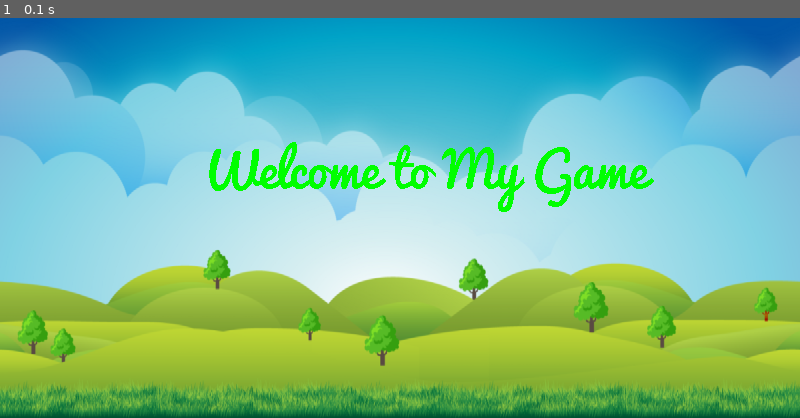
Above: before the commit, frame 1.
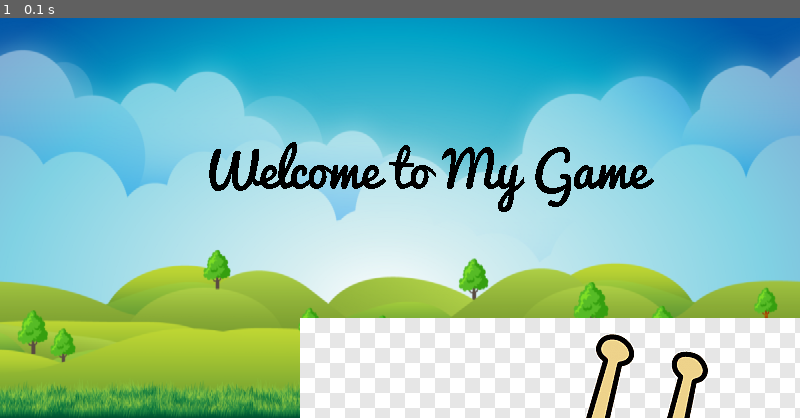
Above: after the commit, the same moment.

Repository: darkcohiba/pygames-first-plat
Game: pygame game, started from main.py
Two runs of this game, one before a commit and one after it. Both use one fixed random seed, a clock stepped at 60 frames per second and the inputs below.
Inputs:
- Up to frame 1 (0.1 s): no input

The runs differ from the first frame. In frame 1, 18% of the frame differs, in the area x 26-100%, y 31-100%.

Commit message:
chore: added font

Diff:
--- a/main.py
+++ b/main.py
@@ -11,8 +11,11 @@
 # test_font = pygame.font.Font(None, 50)
 test_font = pygame.font.Font('font/Pacifico.ttf', 50)
 
+# characters
+evil_snail = pygame.image.load('graphics/characters/png-transparent-snail-character-the-lich-slug-orb-snail-animals-hand-caracol.png')
+
 # test text surface for menu
-welcome_message = test_font.render("Welcome to My Game", False, "Green")
+welcome_message = test_font.render("Welcome to My Game", False, "Black")
 
 background_surface = pygame.image.load('graphics/bg/URy5F.png')
 background_surface = pygame.transform.scale(background_surface, (800, 400))
@@ -24,6 +27,7 @@
 
     # background
     screen.blit(background_surface, (0, 0))
+    screen.blit(evil_snail, (300, 300))
     screen.blit(welcome_message, (200, 100))
     # x axis, y axis, 0, 0 is the top left corner
     pygame.display.update()
Binary file added: graphics/characters/png-transparent-snail-character-the-lich-slug-orb-snail-animals-hand-caracol.png
